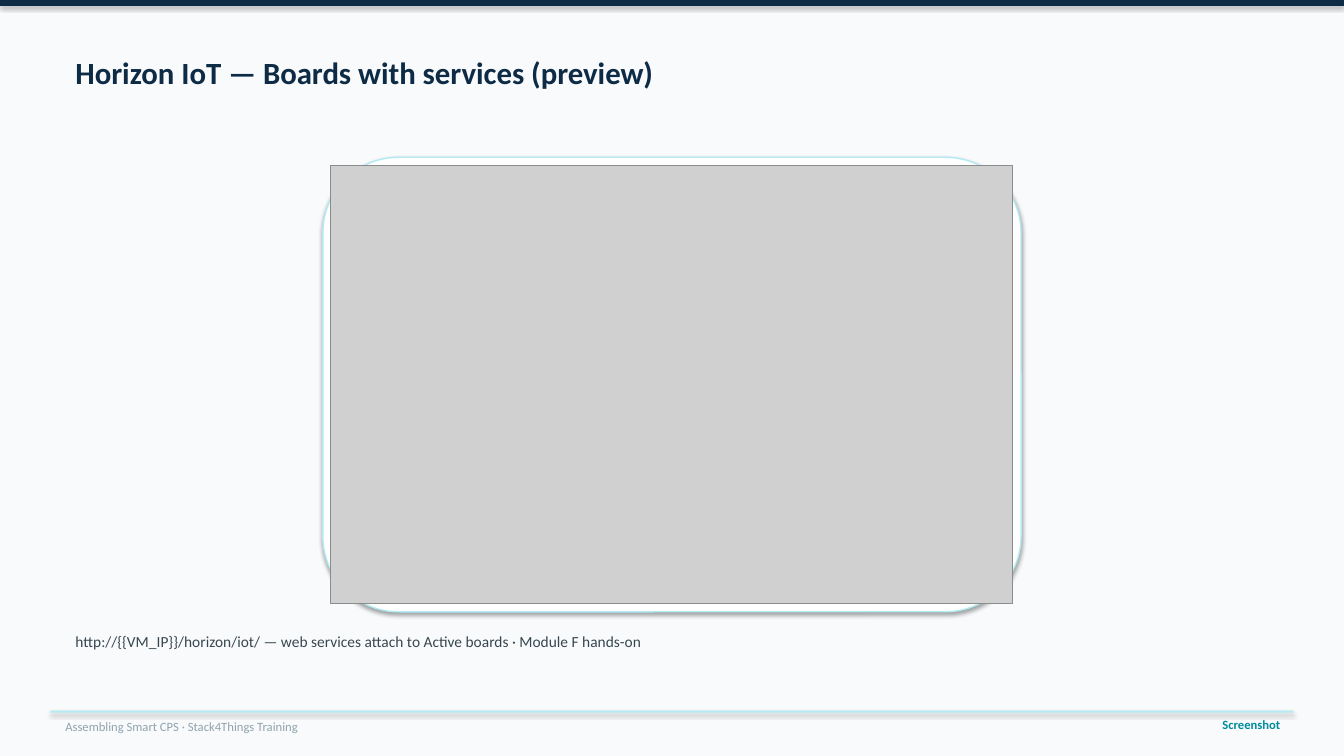
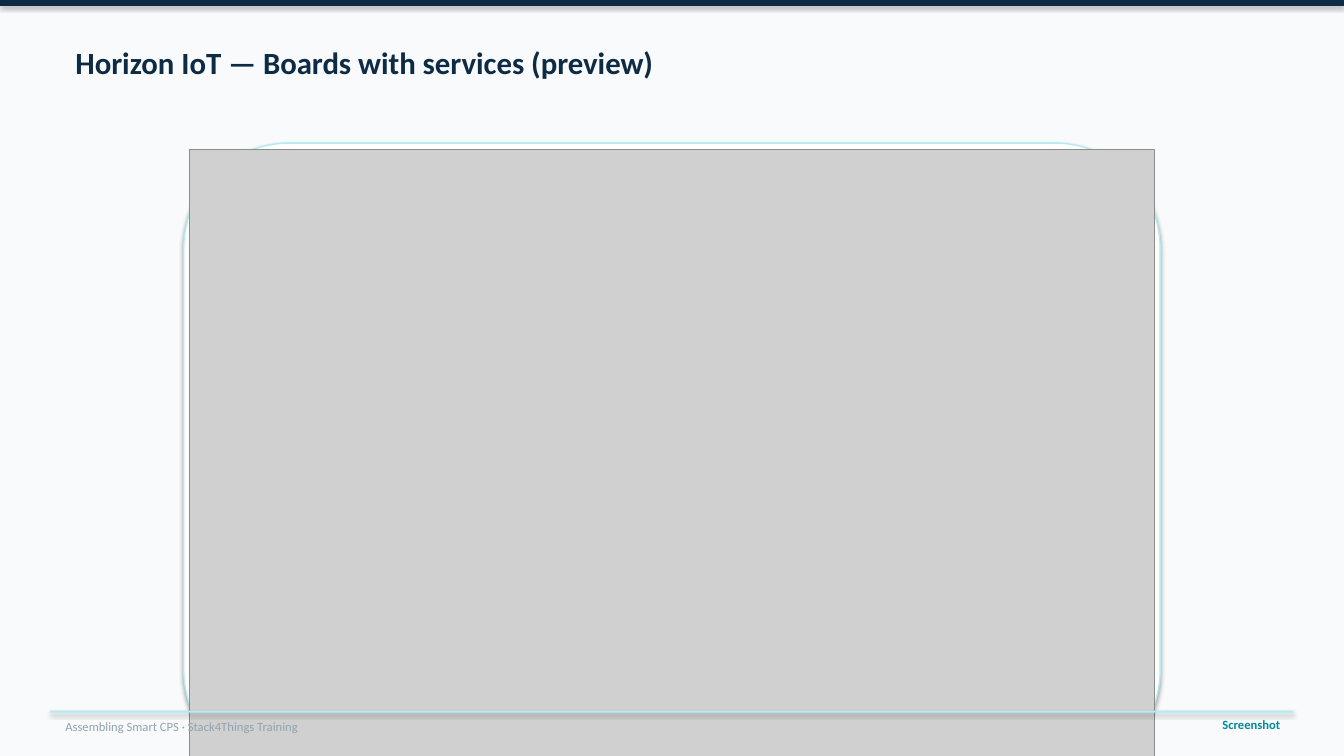
Before and after one commit to lucadagati/AssemblyingCPS_training, a slide deck: slide 59 of slides/ModuleB_Plugin_Services_EN.pptx. Drawn at 1344x756 pixels with LibreOffice and Linux fonts; fonts in the diff are those of the drawing; grey boxes stand for pictures. Boxes give left, top, right and bottom in pixels: in the first picture for what was removed or moved away, otherwise in the second. Text is boxed around its words. In the diff, an @@ line names an element or a change of style, - is before the commit and + after.

```diff
--- a/slides/ModuleB_Plugin_Services_EN.pptx
+++ b/slides/ModuleB_Plugin_Services_EN.pptx
@@ text "Horizon IoT — Boards with ...": place and size @@
-text "Horizon IoT — Boards with ..." at box(75, 61, 653, 89)
+text "Horizon IoT — Boards with ..." at box(75, 51, 653, 79)
@@ rounded rectangle: place and size @@
-rounded rectangle at box(323, 157, 1021, 612)
+rounded rectangle at box(184, 143, 1160, 756)
@@ picture: place and size @@
-picture at box(331, 165, 1013, 604)
+picture at box(190, 149, 1154, 756)
@@ text removed at box(75, 636, 641, 650) @@
-http://{{VM_IP}}/horizon/iot/ — web services attach to Active boards · Module F hands-on
```
Also in this commit, not shown: 59 other slides changed, 15 other files.
